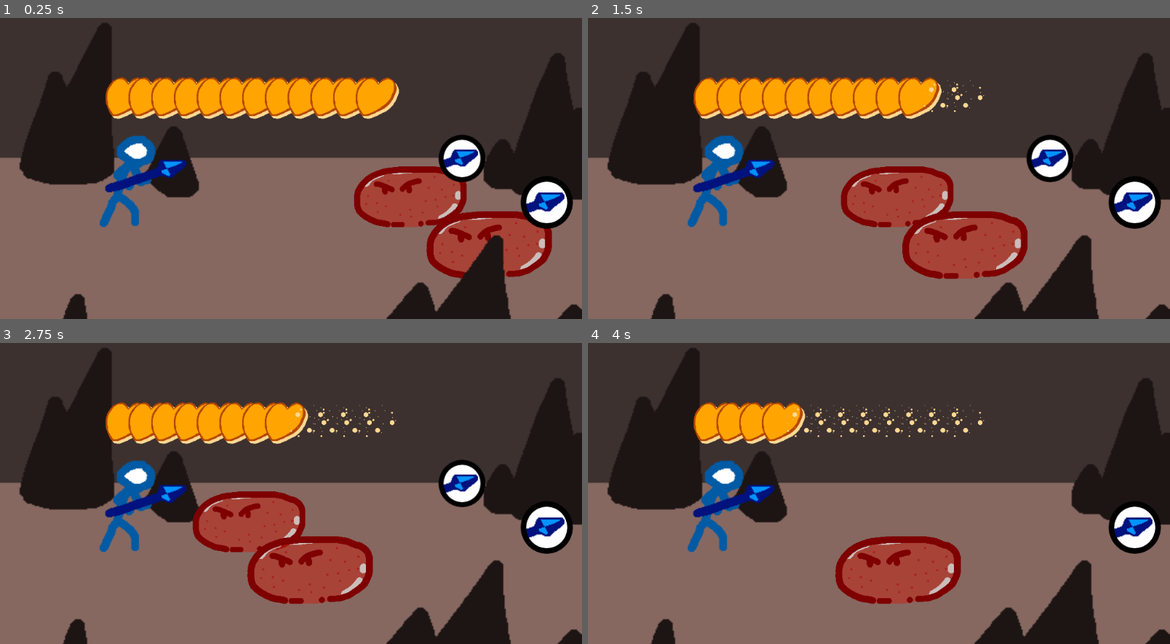
Above: before the commit, frames 1-4 (two rows, left to right).
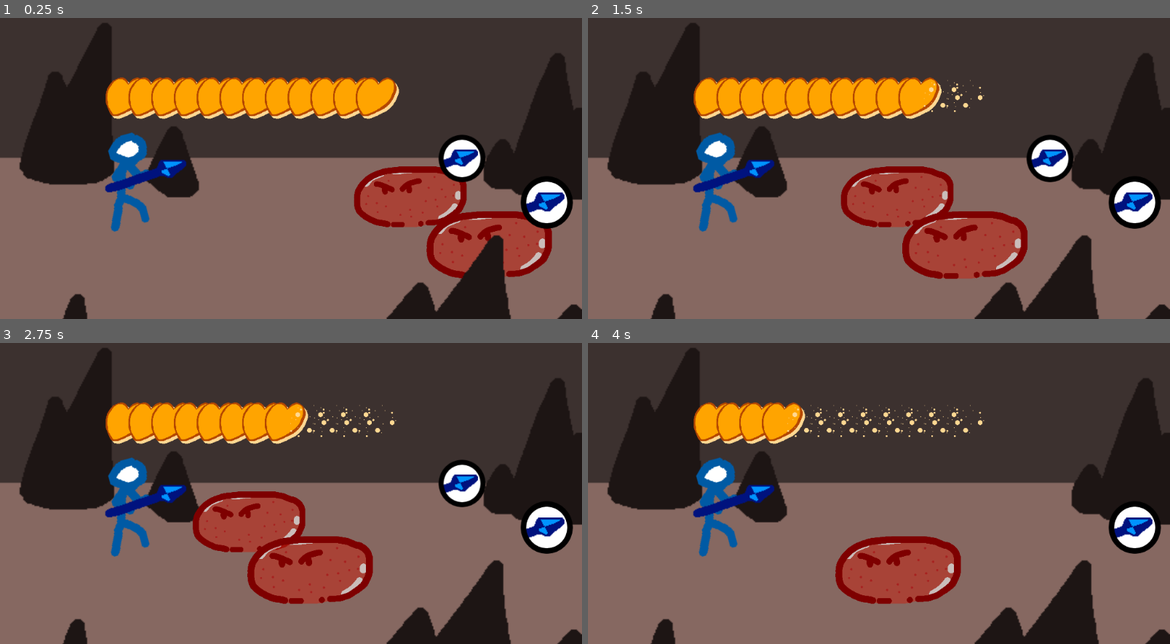
Above: after the commit, the same moments.

Repository: WightLight/StrawberryShortsword
Game: Godot game, scene res://Battle/Battle.tscn
The game is run twice, just before and just after one commit, with the same random seed, the same clock (stepped at 60 frames per second) and the same inputs.
Inputs (mouse positions are in pixels of both pictures, inside the frame that each line leads up to):
- Up to frame 1 (0.25 s): no input
- Up to frame 2 (1.5 s): tap Enter at 0.5 s; click (1047, 159) at 1.27 s
- Up to frame 3 (2.75 s): tap Space at 2 s
- Up to frame 4 (4 s): tap Enter at 2.75 s; tap Space at 3.5 s

The runs differ from the first frame. In frame 1, 1.2% of the frame differs, in the area x 17-27%, y 37-72%; in frame 2, 1.2%; in frame 3, 1.2%; in frame 4, 1.2%.

Commit message:
Player attack animation added

Diff:
--- a/Enemy/Slime/Slime.tscn
+++ b/Enemy/Slime/Slime.tscn
@@ -1,9 +1,10 @@
-[gd_scene load_steps=7 format=2]
+[gd_scene load_steps=8 format=2]
 
 [ext_resource path="res://Enemy/Slime/Cinnamon Drop Healthy.png" type="Texture" id=1]
 [ext_resource path="res://Enemy/Slime/Slime.gd" type="Script" id=2]
 [ext_resource path="res://HpIndicator/HpIndicator.tscn" type="PackedScene" id=3]
 [ext_resource path="res://SFX/Home_Office_Kitchen_CorkPop_01.wav" type="AudioStream" id=4]
+[ext_resource path="res://Enemy/Slime/Cinnamon Drop Bloodied.png" type="Texture" id=5]
 
 [sub_resource type="Animation" id=1]
 length = 0.001
@@ -62,8 +63,6 @@
 } ]
 }
 
-[ext_resource path="res://Enemy/Slime/Cinnamon Drop Bloodied.png" type="Texture" id=5]
-
 [node name="Slime" type="Node2D"]
 scale = Vector2( 0.33, 0.33 )
 script = ExtResource( 2 )
--- a/Player/Player.tscn
+++ b/Player/Player.tscn
@@ -1,8 +1,87 @@
-[gd_scene load_steps=4 format=2]
+[gd_scene load_steps=6 format=2]
 
 [ext_resource path="res://Player/Stickfried.png" type="Texture" id=1]
 [ext_resource path="res://Player/Player.gd" type="Script" id=2]
 [ext_resource path="res://HpIndicator/HpIndicator.tscn" type="PackedScene" id=3]
+
+[sub_resource type="Animation" id=1]
+resource_name = "Player Attack"
+step = 0.05
+tracks/0/type = "value"
+tracks/0/path = NodePath("Sprite:position")
+tracks/0/interp = 1
+tracks/0/loop_wrap = true
+tracks/0/imported = false
+tracks/0/enabled = true
+tracks/0/keys = {
+"times": PoolRealArray( 0, 0.1, 0.3, 0.4, 0.45, 0.6, 0.7, 0.8, 0.9, 1 ),
+"transitions": PoolRealArray( 1, 1, 1, 1, 1, 1, 1, 1, 1, 1 ),
+"update": 0,
+"values": [ Vector2( 0, 0 ), Vector2( 0, 22 ), Vector2( 0, 22 ), Vector2( 83, 34 ), Vector2( 83, 34 ), Vector2( 100, 0 ), Vector2( 100, 0 ), Vector2( 100, 13 ), Vector2( 50, -78 ), Vector2( 0, 0 ) ]
+}
+tracks/1/type = "value"
+tracks/1/path = NodePath("Sprite:scale")
+tracks/1/interp = 1
+tracks/1/loop_wrap = true
+tracks/1/imported = false
+tracks/1/enabled = true
+tracks/1/keys = {
+"times": PoolRealArray( 0, 0.1, 0.3, 0.4, 0.45, 0.6, 0.7, 0.8, 0.9, 1 ),
+"transitions": PoolRealArray( 1, 1, 1, 1, 1, 1, 1, 1, 1, 1 ),
+"update": 0,
+"values": [ Vector2( 1.5, 1.5 ), Vector2( 1.84211, 1.12069 ), Vector2( 1.84211, 1.12069 ), Vector2( 2.21053, 0.913793 ), Vector2( 2.21053, 0.913793 ), Vector2( 1.5, 1.5 ), Vector2( 1.5, 1.5 ), Vector2( 1.81579, 1.27586 ), Vector2( 1, 2 ), Vector2( 1.5, 1.5 ) ]
+}
+tracks/2/type = "value"
+tracks/2/path = NodePath("Sprite:rotation_degrees")
+tracks/2/interp = 1
+tracks/2/loop_wrap = true
+tracks/2/imported = false
+tracks/2/enabled = true
+tracks/2/keys = {
+"times": PoolRealArray( 0, 0.8, 0.9, 1 ),
+"transitions": PoolRealArray( 1, 1, 1, 1 ),
+"update": 0,
+"values": [ 0.0, 0.0, 15.0, 0.0 ]
+}
+
+[sub_resource type="Animation" id=2]
+length = 0.001
+tracks/0/type = "value"
+tracks/0/path = NodePath("Sprite:position")
+tracks/0/interp = 1
+tracks/0/loop_wrap = true
+tracks/0/imported = false
+tracks/0/enabled = true
+tracks/0/keys = {
+"times": PoolRealArray( 0 ),
+"transitions": PoolRealArray( 1 ),
+"update": 0,
+"values": [ Vector2( 0, 0 ) ]
+}
+tracks/1/type = "value"
+tracks/1/path = NodePath("Sprite:scale")
+tracks/1/interp = 1
+tracks/1/loop_wrap = true
+tracks/1/imported = false
+tracks/1/enabled = true
+tracks/1/keys = {
+"times": PoolRealArray( 0 ),
+"transitions": PoolRealArray( 1 ),
+"update": 0,
+"values": [ Vector2( 1.5, 1.5 ) ]
+}
+tracks/2/type = "value"
+tracks/2/path = NodePath("Sprite:rotation_degrees")
+tracks/2/interp = 1
+tracks/2/loop_wrap = true
+tracks/2/imported = false
+tracks/2/enabled = true
+tracks/2/keys = {
+"times": PoolRealArray( 0 ),
+"transitions": PoolRealArray( 1 ),
+"update": 0,
+"values": [ -15.0 ]
+}
 
 [node name="Player" type="Node2D"]
 script = ExtResource( 2 )
@@ -10,10 +89,15 @@
 curHp = 12
 
 [node name="Sprite" type="Sprite" parent="."]
+rotation = -0.261799
 scale = Vector2( 1.5, 1.5 )
 texture = ExtResource( 1 )
 
 [node name="HpIndicator" parent="." instance=ExtResource( 3 )]
 position = Vector2( 0, -150 )
 
+[node name="AnimationPlayer" type="AnimationPlayer" parent="."]
+"anims/Player Attack" = SubResource( 1 )
+anims/RESET = SubResource( 2 )
+
 [connection signal="health_changed" from="." to="HpIndicator" method="_on_health_changed"]
